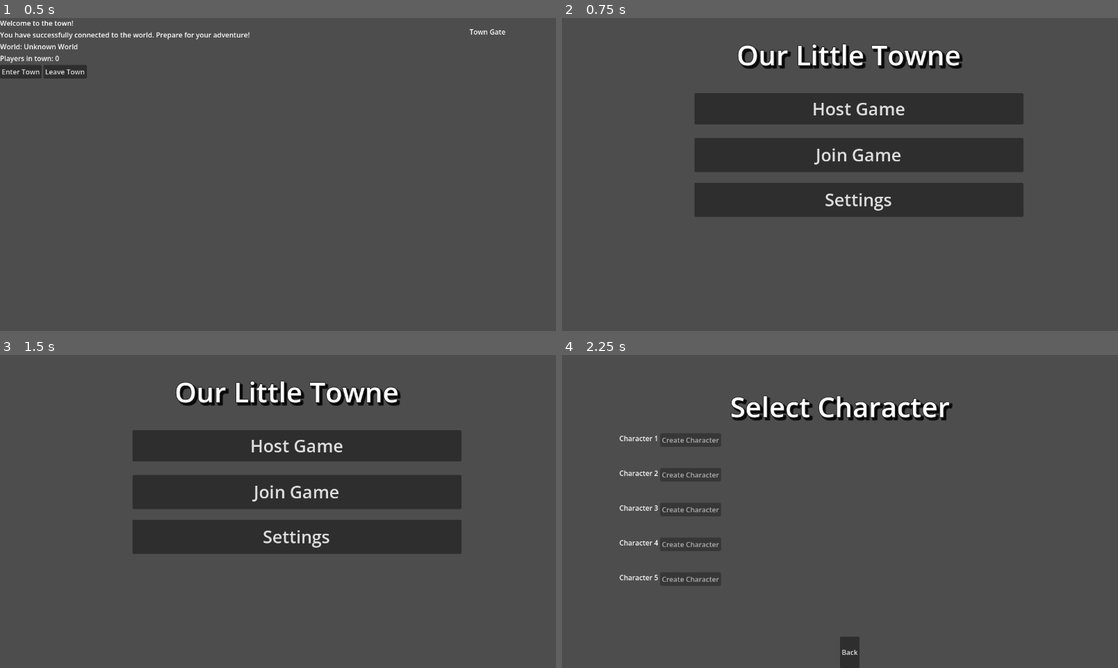
Above: before the commit, frames 1-4 (two rows, left to right).
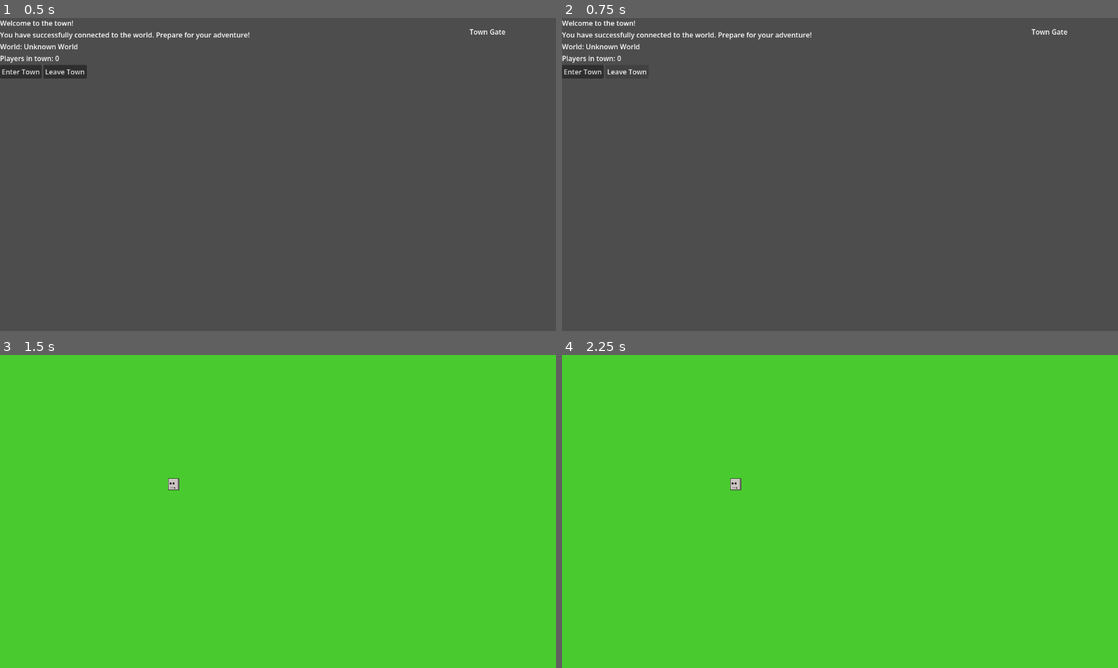
Above: after the commit, the same moments.

Repository: Miller-Nerd/our-little-towne
Game: Godot game, scene res://town_gate.tscn
Two runs of this game, one before a commit and one after it. Both use one fixed random seed, a clock stepped at 60 frames per second and the inputs below. This scene is started directly instead of the project's main scene.
Inputs (mouse positions are in pixels of both pictures, inside the frame that each line leads up to):
- Up to frame 1 (0.5 s): no input
- Up to frame 2 (0.75 s): click "Leave Town" at 0.5 s
- Up to frame 3 (1.5 s): click (22, 408) at 1.25 s, where only the run after the commit has a clickable "Enter Town"
- Up to frame 4 (2.25 s): click (856, 445) at 2 s, where only the run before the commit has a clickable "Host Game"

Frame 1 is identical in both runs. In frame 2, 21% of the frame differs, in the area x 0-91%, y 0-64%; in frame 3, 100%, in the area x 0-100%, y 0-100%; in frame 4, 100%.
Error after the commit: Invalid call. Nonexistent function 'has_node' in base 'SceneTree'. (res://town_gate.gd:52)

Commit message:
Fix NetworkManager access issues and resolve all multiplayer implementation errors

Diff:
--- a/lobby_launch_attempt.gd
+++ b/lobby_launch_attempt.gd
@@ -73,8 +73,24 @@
 		timer.start()
 
 func _on_host_complete():
-	# Access NetworkManager via get_node with explicit path (should work with autoload)
-	var network_manager = get_node("/root/NetworkManager")
+	# Try to get NetworkManager using the standard approach for autoloads
+	var network_manager = null
+
+	# Use ProjectSettings to verify autoload is configured, then try direct access
+	var autoload_path = ProjectSettings.get_setting("autoload/NetworkManager")
+	if autoload_path != null and autoload_path != "":
+		print("NetworkManager is properly configured as autoload at: ", autoload_path)
+
+	# Method 1: Try direct access (most reliable method for autoloads)
+	# Use a direct approach that should work with autoloads
+	network_manager = get_node("/NetworkManager")
+
+	# If we got here without error, network_manager should be set
+	if network_manager == null:
+		print("ERROR: Could not access NetworkManager. Make sure it is properly configured as an autoload in project settings.")
+		print("This may be due to timing issues with scene initialization or autoload loading.")
+		return
+
 	var success = network_manager.start_server(port)
 
 	# Only proceed if server started successfully
--- /dev/null
+++ b/player_multiplayer.gd
@@ -0,0 +1,57 @@
+extends CharacterBody2D
+
+@export var speed = 400
+var is_server = false
+
+func _ready():
+	# Set up input actions for WASD movement
+	InputMap.add_action("move_left")
+	InputMap.add_action("move_right")
+	InputMap.add_action("move_up")
+	InputMap.add_action("move_down")
+
+	# Map keys to actions
+	InputMap.action_add_event("move_left", InputEventKey.new())
+	InputMap.action_add_event("move_right", InputEventKey.new())
+	InputMap.action_add_event("move_up", InputEventKey.new())
+	InputMap.action_add_event("move_down", InputEventKey.new())
+
+	# Configure key mappings for WASD
+	var left_event = InputEventKey.new()
+	left_event.keycode = KEY_A
+	InputMap.action_add_event("move_left", left_event)
+
+	var right_event = InputEventKey.new()
+	right_event.keycode = KEY_D
+	InputMap.action_add_event("move_right", right_event)
+
+	var up_event = InputEventKey.new()
+	up_event.keycode = KEY_W
+	InputMap.action_add_event("move_up", up_event)
+
+	var down_event = InputEventKey.new()
+	down_event.keycode = KEY_S
+	InputMap.action_add_event("move_down", down_event)
+
+	# Check if this is the server instance
+	is_server = multiplayer.is_server()
+
+func _physics_process(delta):
+	if not is_server:
+		get_input()
+		move_and_slide()
+	else:
+		# Server handles movement and broadcasts updates
+		get_input()
+		move_and_slide()
+		# Send position update to all other players
+		rpc("update_position", position)
+
+func get_input():
+	var input_direction = Input.get_vector("move_left", "move_right", "move_up", "move_down")
+	velocity = input_direction * speed
+
+@rpc("any_peer", "reliable")
+func update_position(new_position):
+	if not is_server:
+		position = new_position
--- /dev/null
+++ b/player_replication_config.tres
@@ -0,0 +1,8 @@
+[gd_resource type="SceneReplicationConfig" format=2 uid="uid://player_replication_config"]
+
+[ext_resource type="Script" path="res://player.gd" id="1"]
+
+[resource]
+sync_mode = 0
+sync_properties = ["position"]
+sync_methods = []
--- a/town_gate.gd
+++ b/town_gate.gd
@@ -46,7 +46,18 @@
 	print("Leaving town...")
 
 	# Clean up network resources before leaving
-	var network_manager = get_node("/root/NetworkManager")
+	var network_manager = null
+
+	# Try different methods to get the NetworkManager instance
+	if get_tree().has_node("/NetworkManager"):
+		network_manager = get_node("/NetworkManager")
+
+	# Method 2: Try getting it from the root node directly
+	if network_manager == null:
+		var root = get_tree().root
+		if root != null and root.has_node("NetworkManager"):
+			network_manager = root.get_node("NetworkManager")
+
 	if network_manager != null:
 		network_manager.cleanup()
 
Not shown, added: player_multiplayer.gd.uid
Not shown, added: godot_player_networking.md
